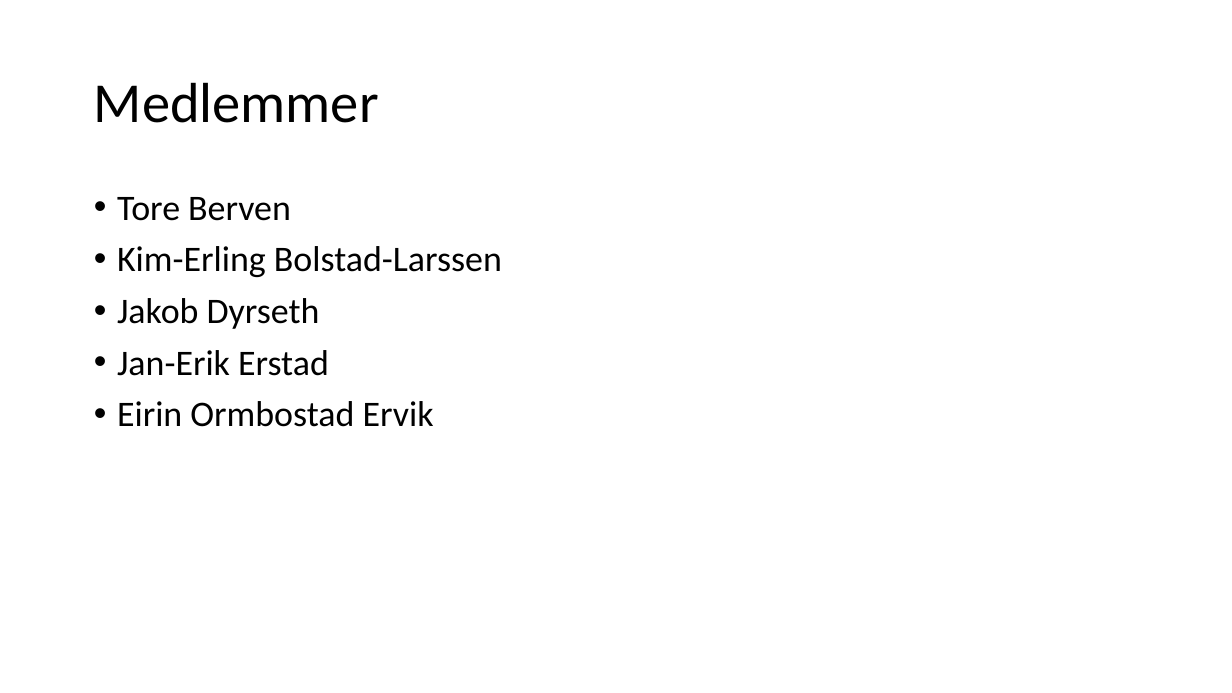
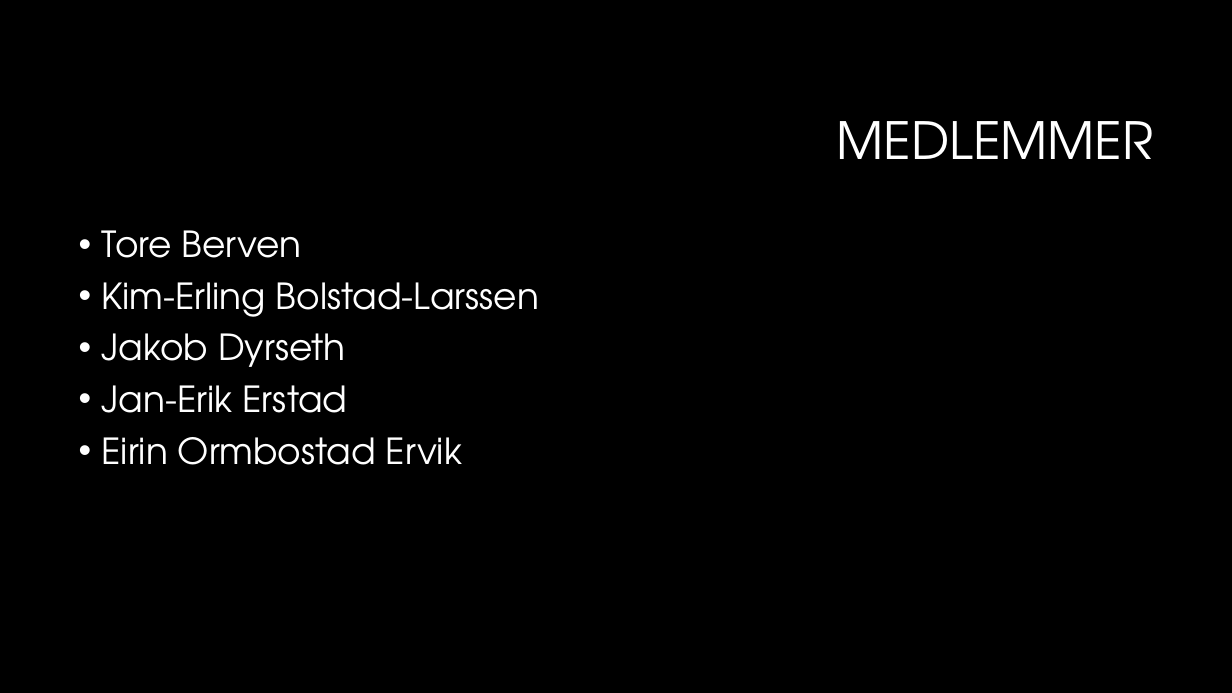
Before and after one commit to inf112-v19/codingwarriors, a slide deck: slide 2 of src/presentation/Codingwarriors - avsluttende presentasjon.pptx. Drawn at 1232x693 pixels with LibreOffice and Linux fonts; fonts in the diff are those of the drawing; background and template pictures are left out. Boxes give left, top, right and bottom in pixels: in the first picture for what was removed or moved away, otherwise in the second. Text is boxed around its words. In the diff, an @@ line names an element or a change of style, - is before the commit and + after.

```diff
--- a/src/presentation/Codingwarriors - avsluttende presentasjon.pptx
+++ b/src/presentation/Codingwarriors - avsluttende presentasjon.pptx
@@ background #FFFFFF to #000000 @@
@@ title at <box>837,121,1154,159</box>: text changed; size 44 to 40 pt; font Calibri to TeX Gyre Adventor; text colour #000000 to #FFFFFF @@
-Medlemmer
+MEDLEMMER
@@ text "Tore Berven": place and size @@
-text "Tore Berven" at <box>117,197,502,427</box>
+text "Tore Berven" at <box>102,230,539,465</box>
@@ text "Tore Berven" at <box>102,230,539,465</box>: font Calibri to TeX Gyre Adventor, text colour #000000 to #FFFFFF @@
```
Also in this commit, not shown: 5 other slides changed, 1 other file.
